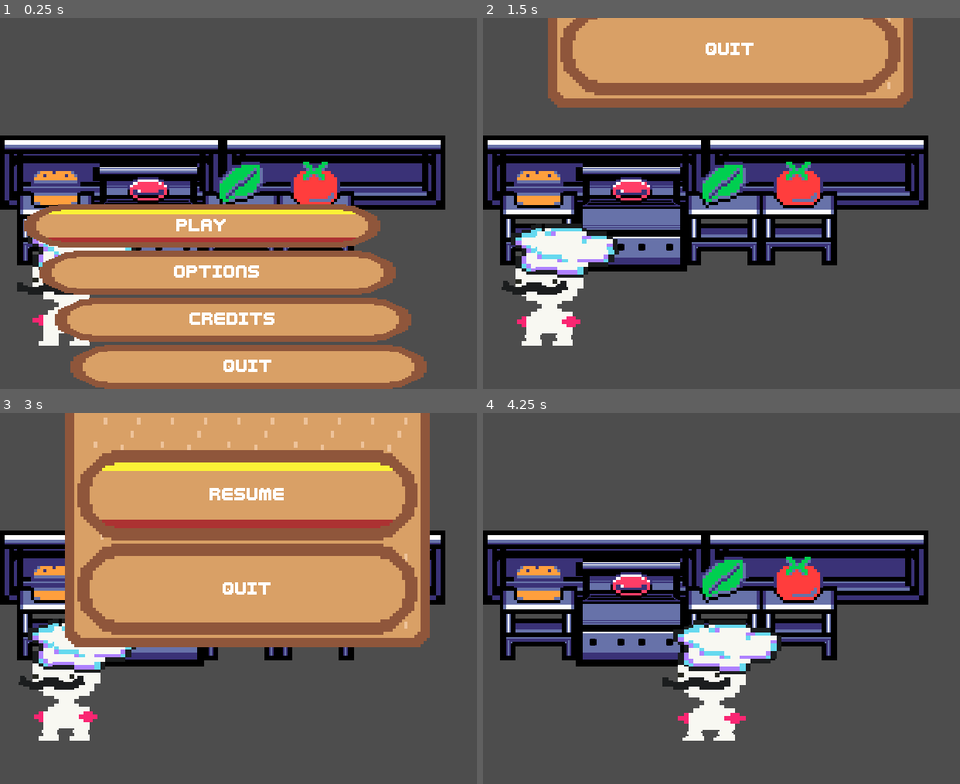
Above: before the commit, frames 1-4 (two rows, left to right).
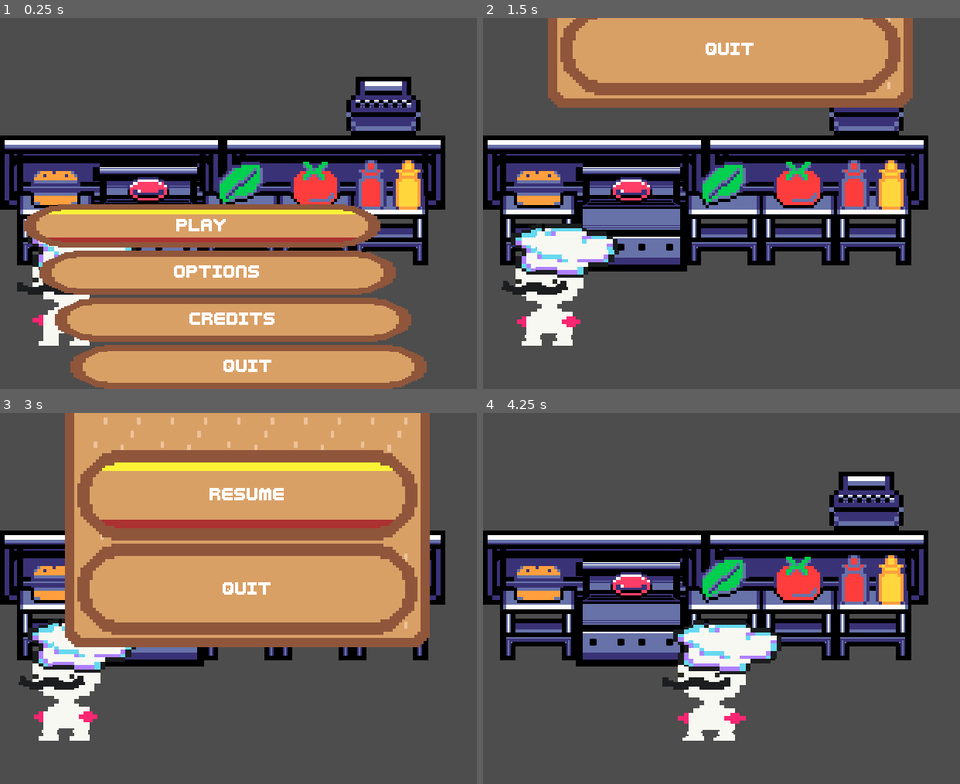
Above: after the commit, the same moments.

Repository: LettucePie/burgert
Game: Godot game, scene res://scenes/play.tscn
The game is run twice, just before and just after one commit, with the same random seed, the same clock (stepped at 60 frames per second) and the same inputs.
Inputs:
- Up to frame 1 (0.25 s): no input
- Up to frame 2 (1.5 s): click "Play" at 0.5 s; tap Enter (menu) at 1.25 s; hold Right (right) from 1.28 s (still down)
- Up to frame 3 (3 s): release Right (right) at 2.03 s; hold Left (left) 2.03-2.75 s; click "RESUME" at 2.75 s
- Up to frame 4 (4.25 s): hold Right (right) from 3.53 s (still down)

The runs differ from the first frame. In frame 1, 5.0% of the frame differs, in the area x 72-90%, y 15-67%; in frame 2, 4.4%; in frame 3, 0.2%; in frame 4, 5.5%.

Commit message:
added ketchup mustard

Diff:
--- a/scenes/game/kitchen_a.tscn
+++ b/scenes/game/kitchen_a.tscn
@@ -1,7 +1,8 @@
-[gd_scene load_steps=11 format=3 uid="uid://cb2lak3w8b1s8"]
+[gd_scene load_steps=16 format=3 uid="uid://cb2lak3w8b1s8"]
 
 [ext_resource type="PackedScene" uid="uid://ddp4wjcafmrbj" path="res://scenes/game/chef.tscn" id="2_0d1jc"]
 [ext_resource type="Texture2D" uid="uid://nabw6f4disui" path="res://assets/resources/sprites/work_station.tres" id="2_gi7bb"]
+[ext_resource type="Texture2D" uid="uid://dcode7kblp41y" path="res://assets/resources/sprites/register.tres" id="2_hv2ir"]
 [ext_resource type="Texture2D" uid="uid://f6jubesn86as" path="res://assets/resources/sprites/large_counter.tres" id="2_to378"]
 [ext_resource type="Script" path="res://scenes/game/workstation.gd" id="3_ualts"]
 [ext_resource type="Texture2D" uid="uid://q1ab3x30ngjg" path="res://assets/resources/sprites/bun.tres" id="4_6hvvk"]
@@ -9,9 +10,17 @@
 [ext_resource type="Texture2D" uid="uid://bxdxvy6nj7cam" path="res://assets/resources/sprites/stove.tres" id="5_0qxmp"]
 [ext_resource type="Texture2D" uid="uid://bro1j5oa72kh5" path="res://assets/resources/sprites/meat.tres" id="6_pk5me"]
 [ext_resource type="Texture2D" uid="uid://oyhvth8irtnn" path="res://assets/resources/sprites/tomato.tres" id="8_quo1k"]
+[ext_resource type="Texture2D" uid="uid://g6e2epnrvqkg" path="res://assets/resources/sprites/ketchup.tres" id="10_ruk21"]
+[ext_resource type="Texture2D" uid="uid://cjpq22nblldqw" path="res://assets/resources/sprites/mustard.tres" id="11_533m8"]
 
 [sub_resource type="RectangleShape2D" id="RectangleShape2D_dt4bo"]
 size = Vector2(40, 80)
+
+[sub_resource type="RectangleShape2D" id="RectangleShape2D_l3xul"]
+size = Vector2(16, 80)
+
+[sub_resource type="RectangleShape2D" id="RectangleShape2D_62g6r"]
+size = Vector2(16, 80)
 
 [node name="kitchen_a" type="Node2D"]
 texture_filter = 1
@@ -28,6 +37,11 @@
 position = Vector2(432, 368)
 scale = Vector2(2, 2)
 texture = ExtResource("2_to378")
+
+[node name="Sprite2D3" type="Sprite2D" parent="background_1"]
+position = Vector2(496, 272)
+scale = Vector2(2, 2)
+texture = ExtResource("2_hv2ir")
 
 [node name="background_2" type="Node2D" parent="."]
 position = Vector2(0, -32)
@@ -104,5 +118,41 @@
 scale = Vector2(2, 2)
 texture = ExtResource("8_quo1k")
 
+[node name="workstation_ketchup" type="Area2D" parent="background_2" groups=["Workstation"]]
+position = Vector2(480, 304)
+scale = Vector2(2, 2)
+script = ExtResource("3_ualts")
+ingredient = "Ketchup"
+
+[node name="CollisionShape2D" type="CollisionShape2D" parent="background_2/workstation_ketchup"]
+position = Vector2(0, 20)
+shape = SubResource("RectangleShape2D_l3xul")
+
+[node name="sprite" type="Sprite2D" parent="background_2/workstation_ketchup"]
+position = Vector2(12, 0)
+texture = ExtResource("2_gi7bb")
+
+[node name="ingredient_sprite" type="Sprite2D" parent="background_2/workstation_ketchup/sprite"]
+position = Vector2(-12, -28)
+scale = Vector2(2, 2)
+texture = ExtResource("10_ruk21")
+
+[node name="workstation_mustard" type="Area2D" parent="background_2" groups=["Workstation"]]
+position = Vector2(528, 304)
+scale = Vector2(2, 2)
+script = ExtResource("3_ualts")
+ingredient = "Mustard"
+
+[node name="CollisionShape2D" type="CollisionShape2D" parent="background_2/workstation_mustard"]
+position = Vector2(0, 20)
+shape = SubResource("RectangleShape2D_62g6r")
+
+[node name="sprite" type="Sprite2D" parent="background_2/workstation_mustard"]
+
+[node name="ingredient_sprite" type="Sprite2D" parent="background_2/workstation_mustard/sprite"]
+position = Vector2(0, -28)
+scale = Vector2(2, 2)
+texture = ExtResource("11_533m8")
+
 [node name="chef" parent="." instance=ExtResource("2_0d1jc")]
 position = Vector2(96, 328)
